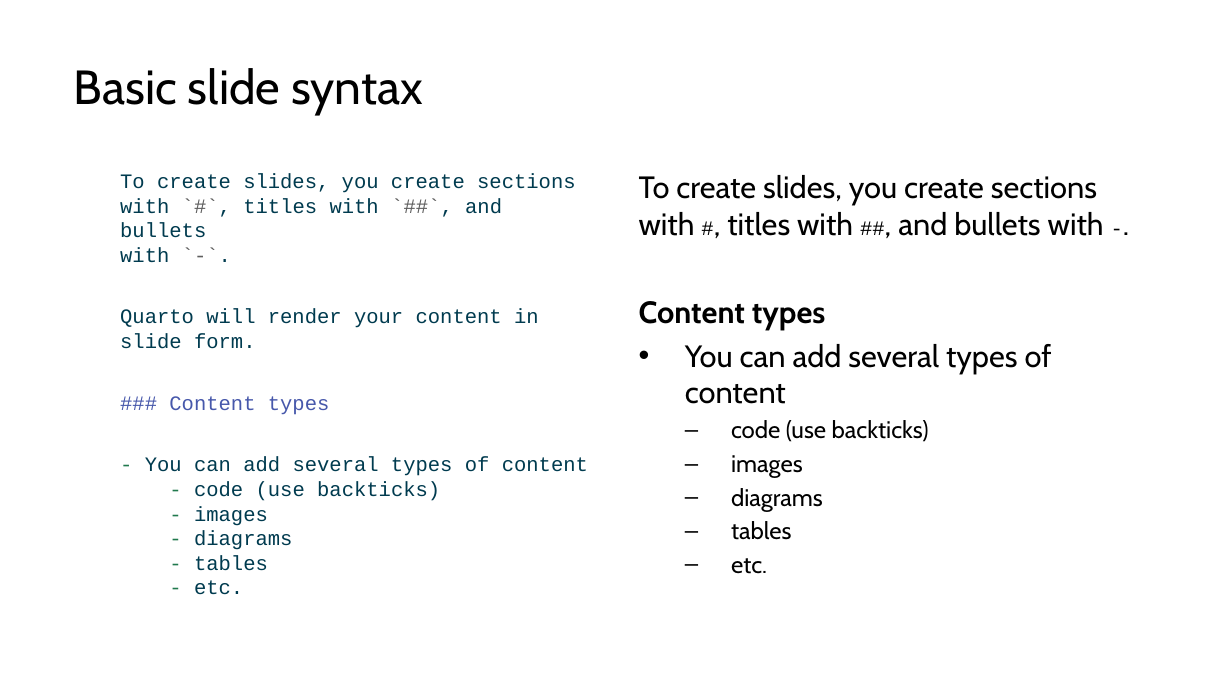
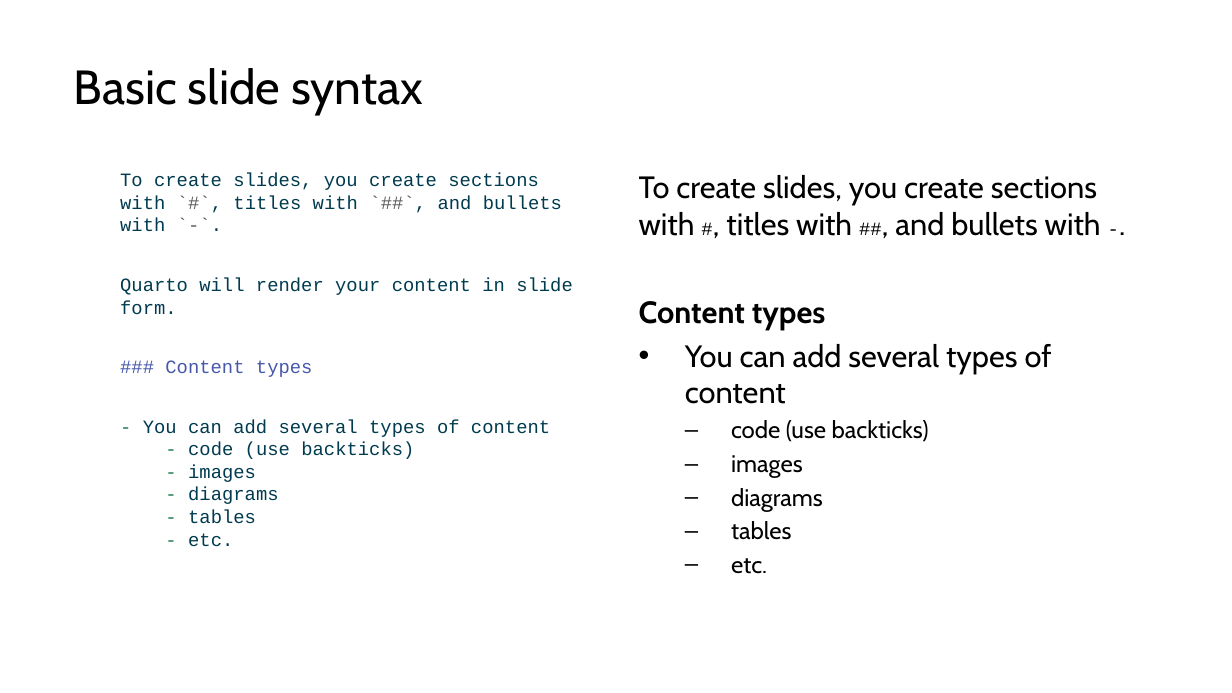
Before and after one commit to lucas-a-meyer/using-quarto, a slide deck: slide 14 of docs/presentation.pptx. Drawn at 1232x693 pixels with LibreOffice and Linux fonts; fonts in the diff are those of the drawing. Boxes give left, top, right and bottom in pixels: in the first picture for what was removed or moved away, otherwise in the second. Text is boxed around its words. In the diff, an @@ line names an element or a change of style, - is before the commit and + after.

```diff
--- a/docs/presentation.pptx
+++ b/docs/presentation.pptx
@@ text "To create slides, you create ..." at bbox=[120, 173, 573, 547]: size 12 to 11 pt @@
@@ text at bbox=[639, 175, 1101, 236]: size 12 to 11 pt in "#, ##, -." @@
```
Also in this commit, not shown: 8 other slides changed, 28 other files.
